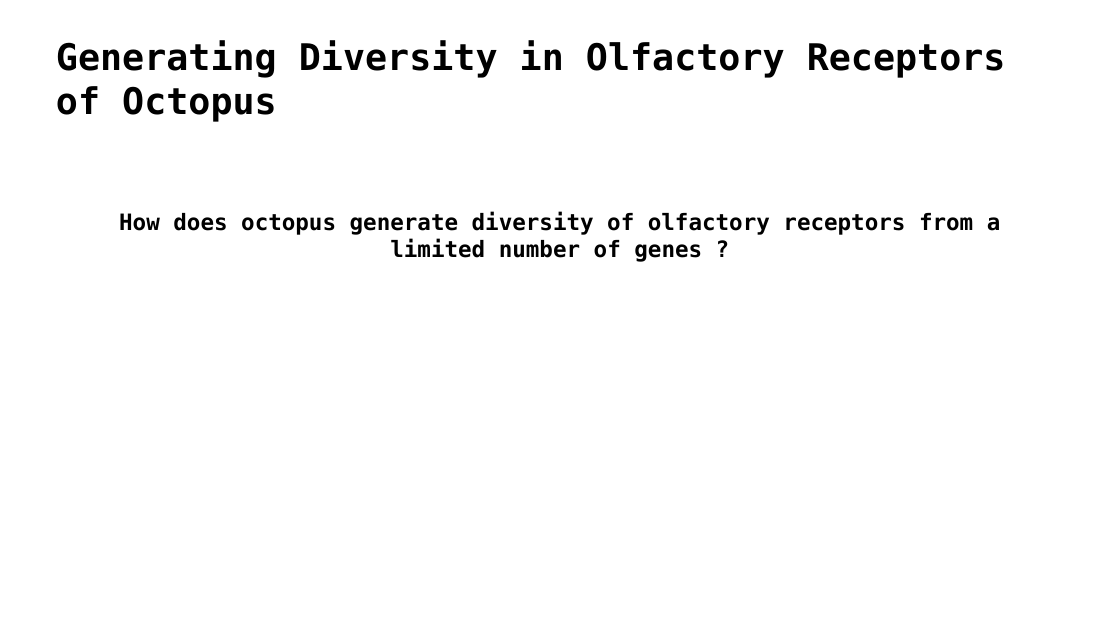
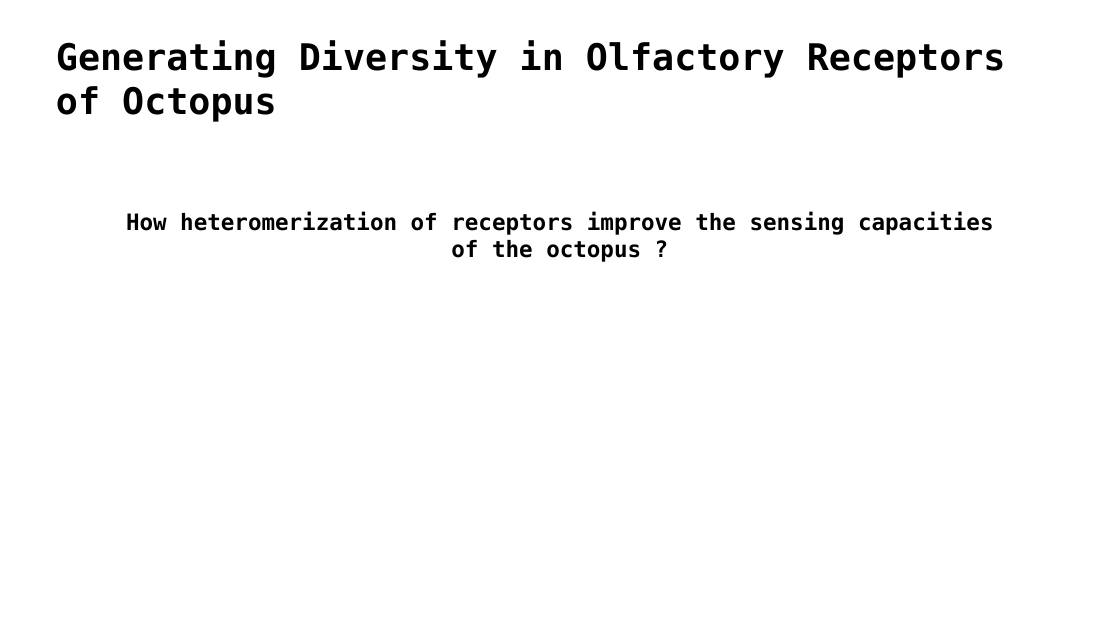
Before and after one commit to HugoLeRoy94/octopus_smelling, a slide deck: slide 1 of presentation/meeting_w_exp_team.odp. Drawn at 1120x630 pixels with LibreOffice and Linux fonts; fonts in the diff are those of the drawing. Boxes give left, top, right and bottom in pixels: in the first picture for what was removed or moved away, otherwise in the second. Text is boxed around its words. In the diff, an @@ line names an element or a change of style, - is before the commit and + after.

```diff
--- a/presentation/meeting_w_exp_team.odp
+++ b/presentation/meeting_w_exp_team.odp
@@ text at (126, 212, 994, 262): text changed @@
-How does octopus generate diversity of olfactory receptors from a limited number of genes ?
+How heteromerization of receptors improve the sensing capacities of the octopus ?
```
Also in this commit, not shown: 9 other slides changed, 9 slides added, 1 slide removed, 4 other files.
